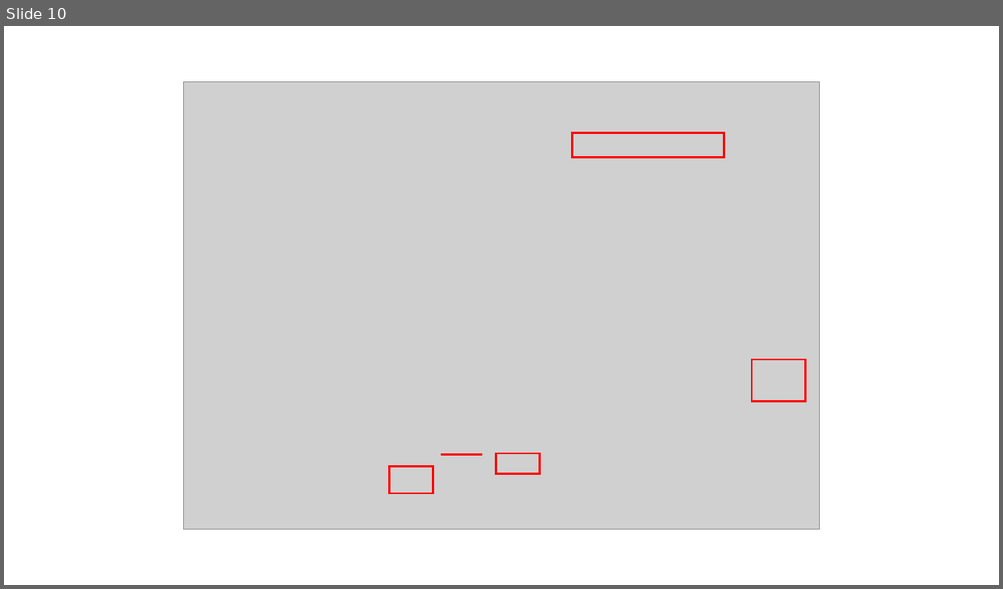
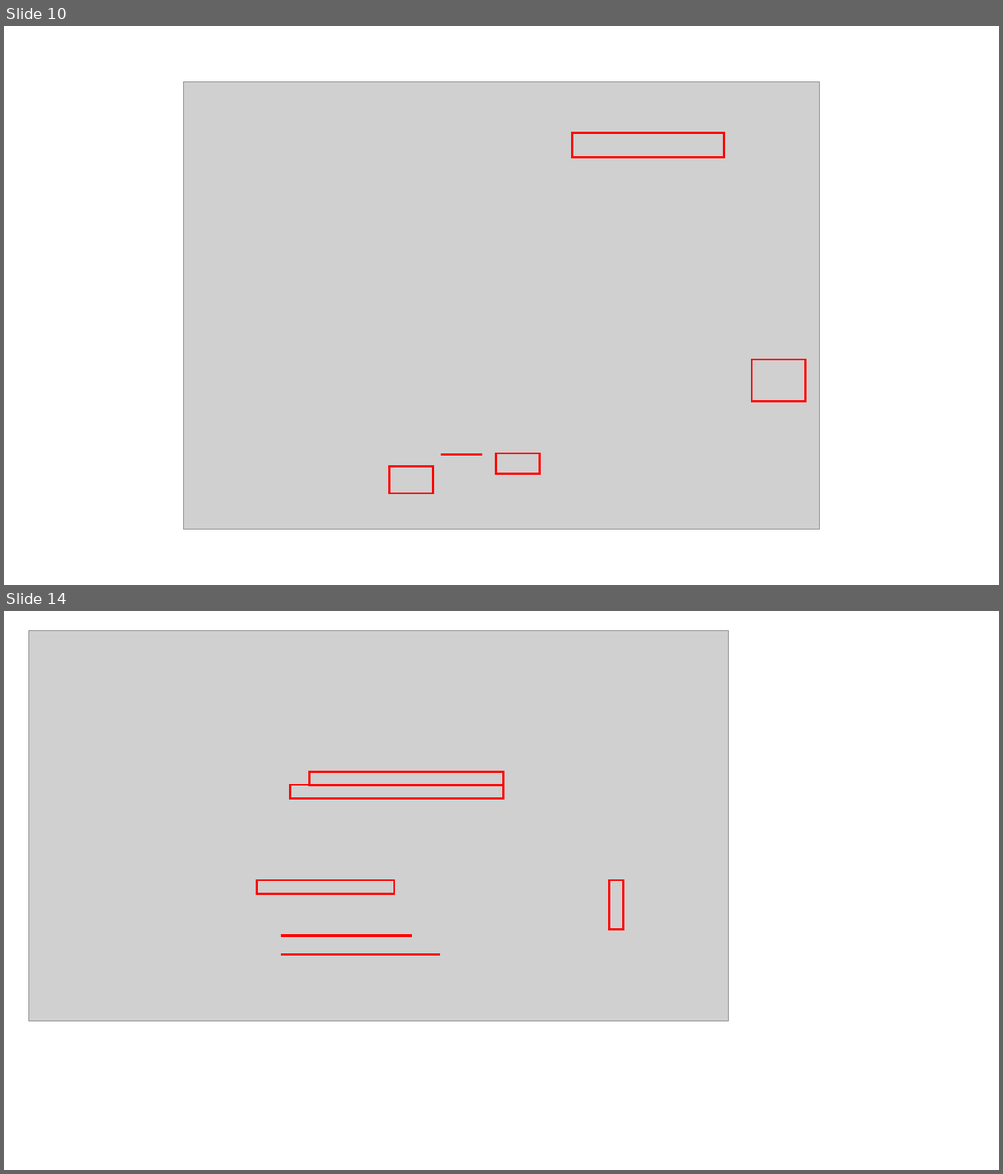
Before and after one commit to gtuja/CSC_MS, a slide deck: Resources/Part1/Part1_Resources.pptx. Shown one above the other, each under a label of ours: slide 10 before the commit, slides 10 and 14 after it; the slides between them are not shown. The pictures are 1003x589 and 1003x1174 pixels, drawn with LibreOffice and Linux fonts; fonts in the diff are those of the drawing; grey boxes stand for pictures. Boxes give left, top, right and bottom in pixels: in the first picture for what was removed or moved away, otherwise in the second. Text is boxed around its words. In the diff, an @@ line names an element or a change of style, - is before the commit and + after.

```diff
--- a/Resources/Part1/Part1_Resources.pptx
+++ b/Resources/Part1/Part1_Resources.pptx
@@ slide 14 added at [4, 611, 999, 1170], background #FFFFFF @@
@@ picture added at [28, 630, 728, 1022] @@
@@ rectangle added at [290, 785, 504, 798], outline #FF0000 2 pt @@
@@ rectangle added at [309, 772, 504, 786], outline #FF0000 2 pt @@
@@ rectangle added at [257, 880, 394, 894], outline #FF0000 2 pt @@
@@ rectangle added at [609, 880, 623, 931], outline #FF0000 2 pt @@
@@ line added from (281, 937) to (412, 937), #FF0000 2.25 pt @@
@@ line added from (281, 954) to (440, 954), #FF0000 2.25 pt @@
```
Also in this commit, not shown: 3 other slides added, 8 other files.
